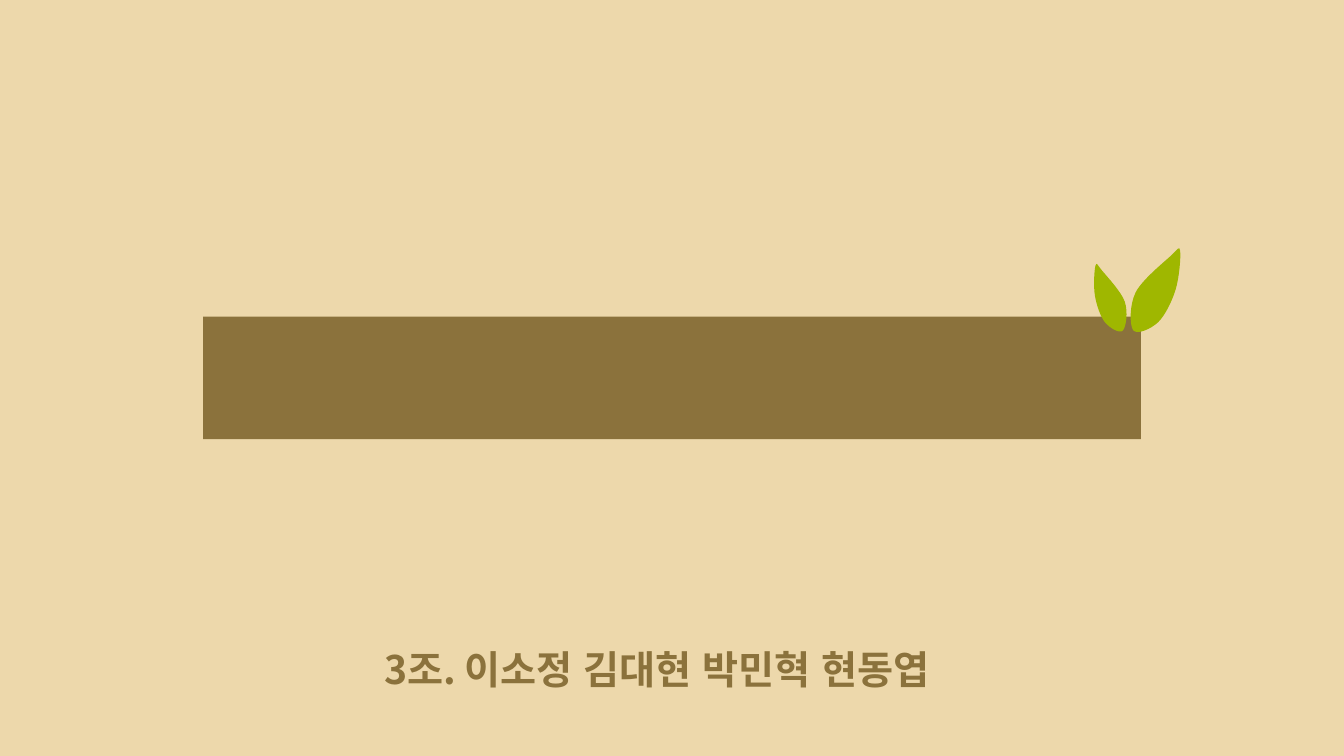
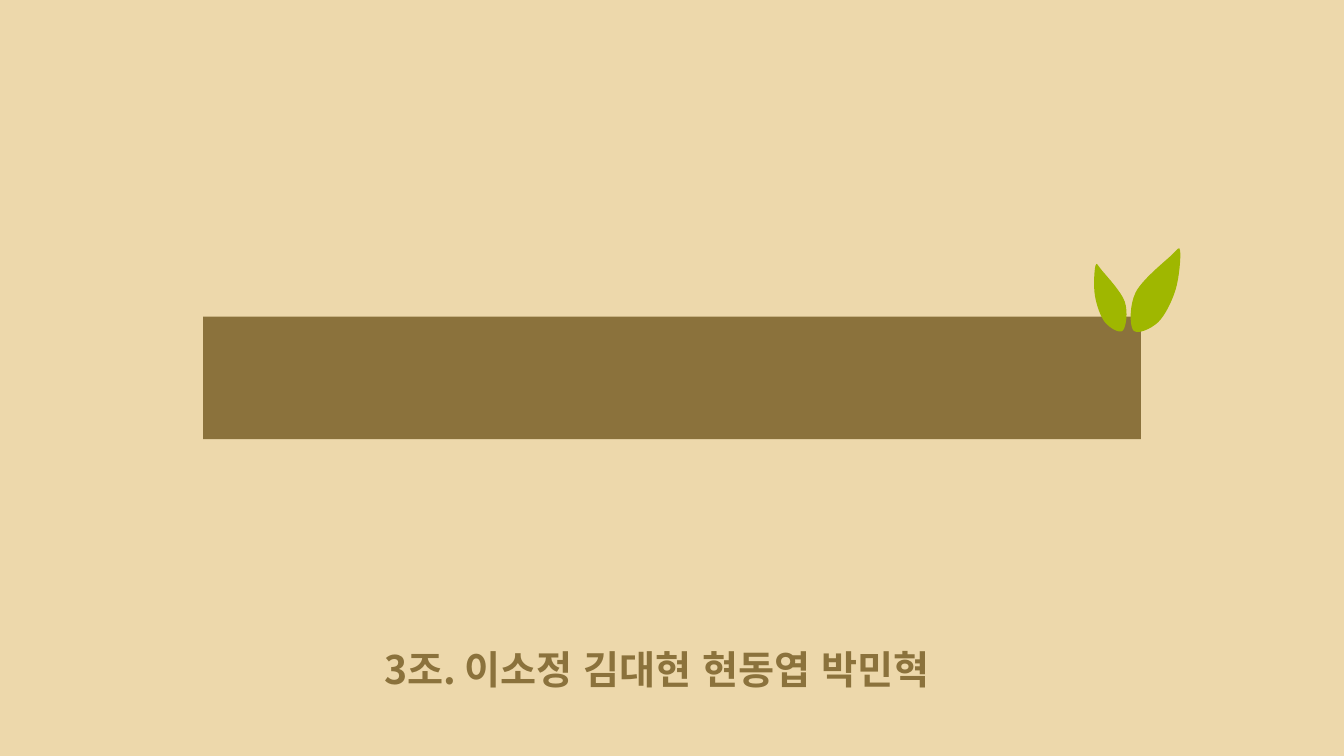
Before and after one commit to so-jeong0127/Python-Project, a slide deck: slide 1 of 3조_1차_재활용도움센터 위치 선정.pptx. Drawn at 1344x756 pixels with LibreOffice and Linux fonts; fonts in the diff are those of the drawing; background and template pictures are left out. Boxes give left, top, right and bottom in pixels: in the first picture for what was removed or moved away, otherwise in the second. Text is boxed around its words. In the diff, an @@ line names an element or a change of style, - is before the commit and + after.

```diff
--- a/3조_1차_재활용도움센터 위치 선정.pptx
+++ b/3조_1차_재활용도움센터 위치 선정.pptx
@@ subtitle at (384, 651, 930, 688): text changed @@
-3조. 이소정 김대현 박민혁 현동엽
+3조. 이소정 김대현 현동엽 박민혁
```
Also in this commit, not shown: 5 other slides changed, 3 slides added, 2 slides removed.
